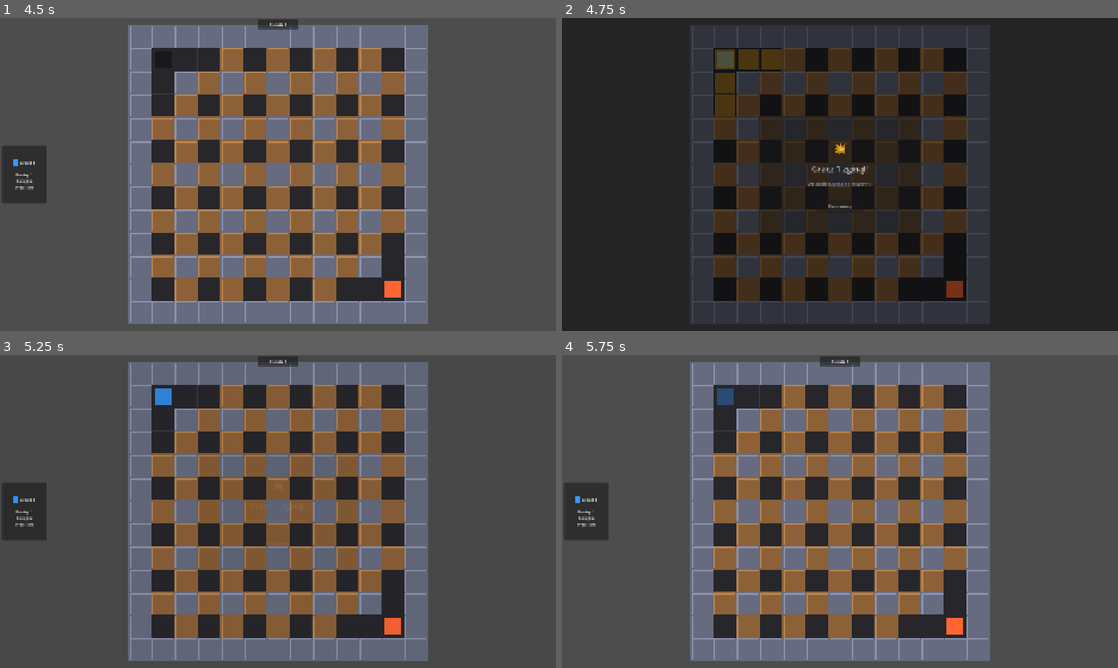
Above: before the commit, frames 1-4 (two rows, left to right).
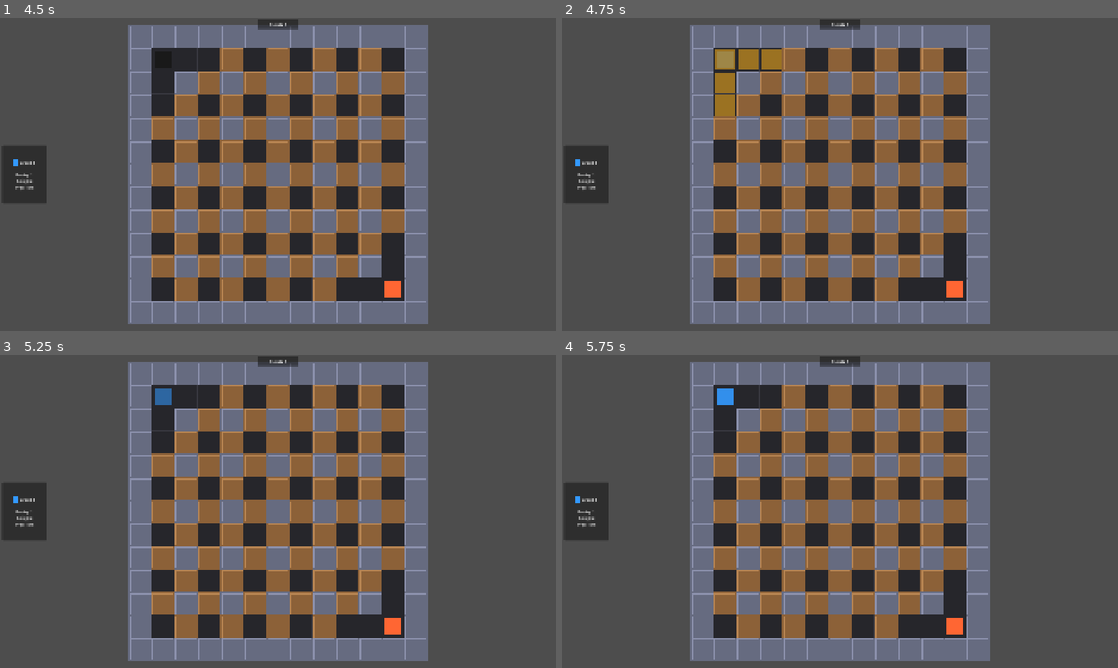
Above: after the commit, the same moments.

Repository: DaVideX12324/BitBomber
Game: Godot game, scene res://scenes/game.tscn
Two runs of this game, one before a commit and one after it. Both use one fixed random seed, a clock stepped at 60 frames per second and the inputs below.
Inputs (mouse positions are in pixels of both pictures, inside the frame that each line leads up to):
- Up to frame 1 (4.5 s): click "▶ Graj (1P + Bot)" at 0.5 s; tap Enter at 1.25, 2.75, 4.25 s; tap Space at 2, 3.5 s
- Up to frame 2 (4.75 s): no input
- Up to frame 3 (5.25 s): click (278, 542) at 5 s, where only the run before the commit has a clickable "Respawnuj"
- Up to frame 4 (5.75 s): no input

Frame 1 is identical in both runs. In frame 2, 88% of the frame differs, in the area x 0-100%, y 0-100%; in frame 3, 0.2%; in frame 4, 0.2%.

Commit message:
feat: system żyć (domyślnie 3), freeze 4s + iframes 2s po trafieniu, eliminacja przy 0

Diff:
--- a/scripts/player.gd
+++ b/scripts/player.gd
@@ -1,28 +1,27 @@
 extends CharacterBody2D
 
-## Gracz BitBomber — snap-ruch na gridzie 64px, kładzenie bomb.
-## Obsługuje P1 (WASD + Spacja) i P2 (strzałki + RCtrl).
-## Jeśli is_bot=true, skrypt jest ignorowany (logika AI osobno).
-
-# --- Konfiguracja (ustawiana przez arenę przy spawnowaniu) ---
-@export var player_id: int = 1        # 1 lub 2
+## Gracz BitBomber — snap-ruch na gridzie 64px, kładzenie bomb, system żyć.
+
+@export var player_id: int = 1
 @export var is_bot: bool = false
 
-# --- Stałe ---
 const GRID_SIZE: int = 64
-const MOVE_SPEED: float = 5.0         # kafelki/sekundę
-
-# --- Zasoby bomb ---
+const MOVE_SPEED: float = 5.0
+
 const BOMB_SCENE = preload("res://scenes/objects/bomb.tscn")
 
-# --- Staty gracza (modyfikowane przez power-upy) ---
+# --- Staty gracza ---
 var bomb_range: int = 2
 var max_bombs: int = 1
 var speed_multiplier: float = 1.0
 var _active_bombs: int = 0
 
+# --- System żyć ---
+const DEFAULT_LIVES: int = 3
+var lives: int = DEFAULT_LIVES
+
 # --- Ruch snap ---
-var _grid_pos: Vector2i = Vector2i.ZERO  # pozycja w kafelkach
+var _grid_pos: Vector2i = Vector2i.ZERO
 var _pixel_target: Vector2 = Vector2.ZERO
 var _moving: bool = false
 var _move_progress: float = 0.0
@@ -31,21 +30,21 @@
 # --- Stan ---
 var is_alive: bool = true
 var _pending_elimination: bool = false
-
-# Sygnaly
+var _frozen: bool = false       # freeze po trafieniu
+var _invincible: bool = false   # iframes po freeze
+
 signal died(player_id: int)
+signal lives_changed(player_id: int, lives_left: int)
 signal bomb_placed(grid_pos: Vector2i, player_ref: Node)
 
-# --- Programmer art ---
 @onready var _sprite: Sprite2D = $Sprite2D
 @onready var _fallback: ColorRect = $Fallback
 
-# Kolory fallback per player_id
 const FALLBACK_COLORS = {
-	1: Color(0.2, 0.6, 1.0),   # niebieski
-	2: Color(1.0, 0.4, 0.2),   # pomarańczowy
-	3: Color(0.2, 0.9, 0.3),   # zielony
-	4: Color(0.9, 0.2, 0.9),   # różowy
+	1: Color(0.2, 0.6, 1.0),
+	2: Color(1.0, 0.4, 0.2),
+	3: Color(0.2, 0.9, 0.3),
+	4: Color(0.9, 0.2, 0.9),
 }
 
 
@@ -53,7 +52,6 @@
 	_fallback.color = FALLBACK_COLORS.get(player_id, Color.WHITE)
 	var sprite_path = "players/player_%d.png" % player_id
 	SpriteLoader.apply_or_fallback(_sprite, _fallback, sprite_path)
-	# Ustaw pozycję gridu na podstawie pozycji startowej sceny
 	_grid_pos = _pixel_to_grid(global_position)
 	_pixel_target = _grid_to_pixel(_grid_pos)
 	global_position = _pixel_target
@@ -64,12 +62,14 @@
 		return
 	if GameManager.is_in_quiz():
 		return
+	if _frozen:
+		return
 	_handle_movement(delta)
 	_handle_bomb_input()
 
 
 # ---------------------------------------------------------------------------
-# Ruch snap do gridu
+# Ruch snap
 # ---------------------------------------------------------------------------
 
 func _handle_movement(delta: float) -> void:
@@ -81,7 +81,6 @@
 		global_position = _move_from.lerp(_pixel_target, _move_progress)
 		return
 
-	# Odczyt inputu
 	var prefix = "p%d_" % player_id
 	var dir = Vector2i.ZERO
 	if Input.is_action_pressed(prefix + "up"):    dir = Vector2i(0, -1)
@@ -93,15 +92,10 @@
 		return
 
 	var target_grid = _grid_pos + dir
-	# Sprawdzenie kolizji pośrednio przez PhysicsLayer (CharacterBody2D i TileMap
-	# obsługują to automatycznie przez move_and_collide).
-	# Tutaj używamy prostego testu pozycji docelowej:
 	var target_pixel = _grid_to_pixel(target_grid)
-	# Tymczasowe przesunięcie testowe
-	var test_motion = target_pixel - global_position
-	var collision = move_and_collide(test_motion, true)  # true = test only
+	var collision = move_and_collide(target_pixel - global_position, true)
 	if collision:
-		return  # zablokowany
+		return
 
 	_grid_pos = target_grid
 	_move_from = global_position
@@ -138,36 +132,65 @@
 
 
 # ---------------------------------------------------------------------------
-# Obrażenia / śmierć
+# Obrażenia / system żyć
 # ---------------------------------------------------------------------------
 
 func take_hit() -> void:
-	if not is_alive:
-		return
-	is_alive = false
-	if is_bot:
-		_eliminate()
+	if not is_alive or _invincible:
+		return
+
+	lives -= 1
+	lives_changed.emit(player_id, lives)
+
+	if lives <= 0:
+		# Brak żyć — eliminacja
+		is_alive = false
+		if is_bot:
+			_eliminate()
+		else:
+			RoundManager.trigger_last_chance(player_id)
+			_pending_elimination = true
 	else:
-		# Ludzki gracz — triggeruj last-chance quiz
-		RoundManager.trigger_last_chance(player_id)
-		_pending_elimination = true
+		# Zostały życia — freeze + iframes
+		_start_hit_sequence()
 
 
 ## Wywoływane przez RoundManager.last_chance_resolved
 func resolve_last_chance(respawned: bool) -> void:
 	_pending_elimination = false
 	if respawned:
+		lives = 1  # wraca z 1 życiem
+		lives_changed.emit(player_id, lives)
 		_respawn()
 	else:
 		_eliminate()
 
 
+## Freeze 4s → iframes 2s
+func _start_hit_sequence() -> void:
+	_frozen = true
+	_invincible = true
+	_blink(4.0, 0.15)  # szybkie miganie podczas freeze
+	await get_tree().create_timer(4.0).timeout
+	_frozen = false
+	_blink(2.0, 0.1)   # szybsze miganie podczas iframes
+	await get_tree().create_timer(2.0).timeout
+	_invincible = false
+	modulate.a = 1.0
+
+
 func _respawn() -> void:
 	is_alive = true
-	# TODO: znajdź bezpieczny kafelek startowy (Arena.get_safe_spawn)
 	global_position = _pixel_target
-	# Krótka nietykalnōsd (miganie)
-	_blink_invincibility(2.0)
+	_start_iframes(2.0)
+
+
+func _start_iframes(duration: float) -> void:
+	_invincible = true
+	_blink(duration, 0.1)
+	await get_tree().create_timer(duration).timeout
+	_invincible = false
+	modulate.a = 1.0
 
 
 func _eliminate() -> void:
@@ -204,9 +227,9 @@
 	return _grid_pos
 
 
-func _blink_invincibility(duration: float) -> void:
-	var tween = create_tween().set_loops(int(duration * 5))
-	tween.tween_property(self, "modulate:a", 0.2, 0.1)
-	tween.tween_property(self, "modulate:a", 1.0, 0.1)
-	await get_tree().create_timer(duration).timeout
-	modulate.a = 1.0
+## Miganie przez cały czas trwania (nie blokuje — nie używa await)
+func _blink(duration: float, interval: float) -> void:
+	var steps := int(duration / (interval * 2))
+	var tw := create_tween().set_loops(steps)
+	tw.tween_property(self, "modulate:a", 0.2, interval)
+	tw.tween_property(self, "modulate:a", 1.0, interval)
